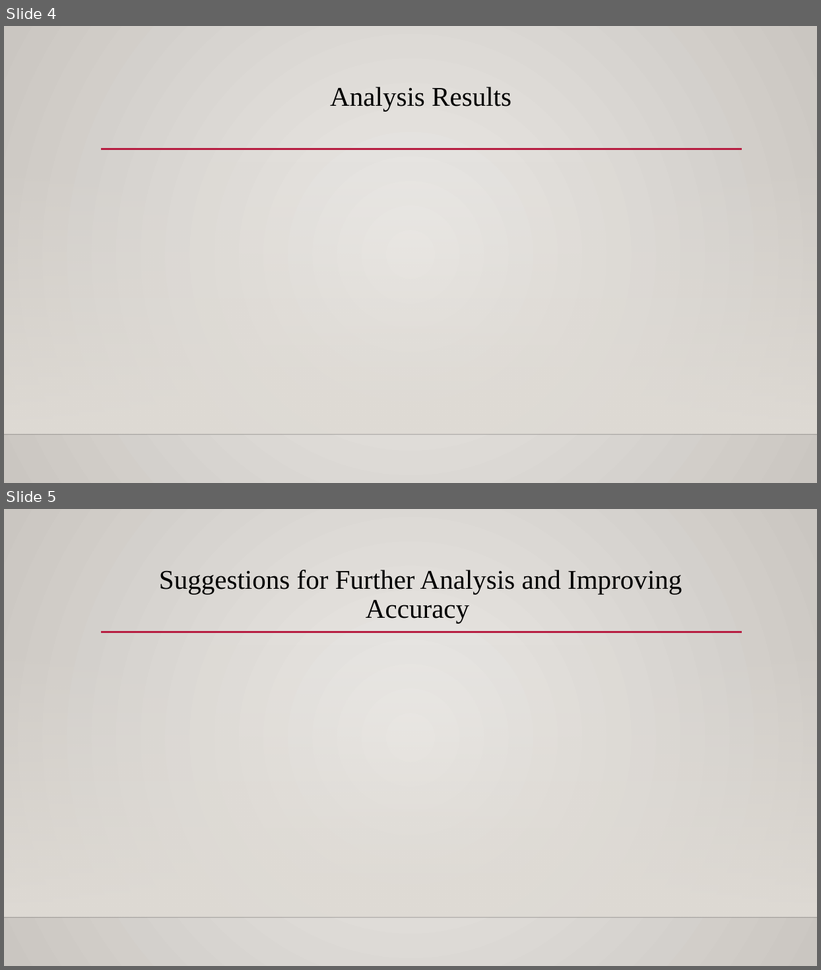
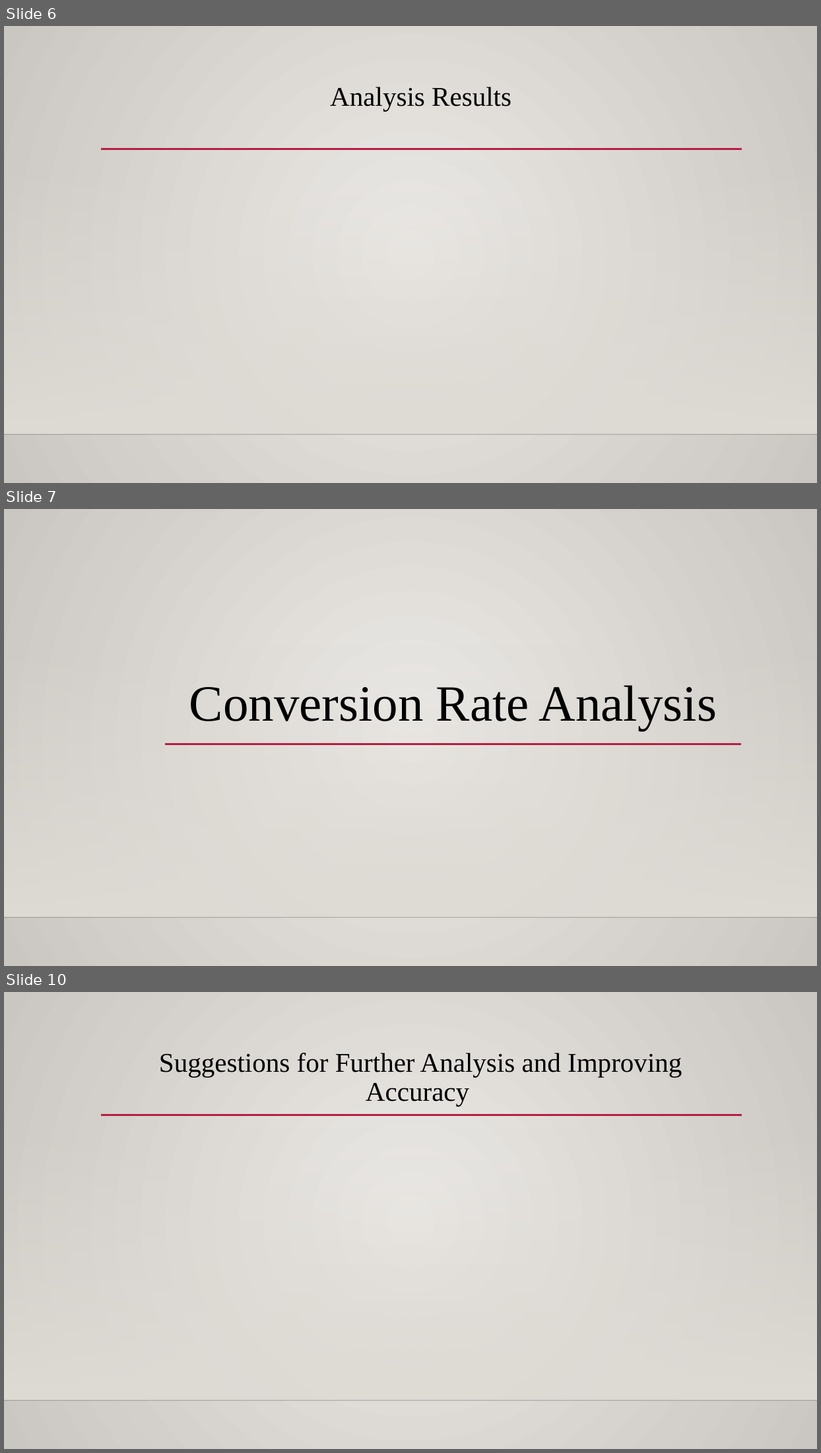
Before and after one commit to BatuSengezer/GloBox_A-B_Analysis, a slide deck: GloBox_A-B_Test_Presentation.pptx. Shown one above the other, each under a label of ours: slides 4 and 5 before the commit, slides 6, 7 and 10 after it; the slides between them are not shown. The pictures are 821x970 and 821x1453 pixels, drawn with LibreOffice and Linux fonts; fonts in the diff are those of the drawing; background and template pictures are left out. Boxes give left, top, right and bottom in pixels: in the first picture for what was removed or moved away, otherwise in the second. Text is boxed around its words. In the diff, an @@ line names an element or a change of style, - is before the commit and + after.

```diff
--- a/GloBox_A-B_Test_Presentation.pptx
+++ b/GloBox_A-B_Test_Presentation.pptx
@@ slide 7 added at [4,509,817,966], background gradient #ECEAE7 to #CAC7C1; not listed: 2 template elements that a slide beside it also shows @@
@@ title added at [189,685,717,731], 60 pt, text #000000 @@
+Conversion Rate Analysis
@@ line added from (165, 745) to (741, 745), #B71E42 2.5 pt @@
@@ what was slide 4 is now slide 6 @@
@@ what was slide 5 is now slide 10 @@
```
Also in this commit, not shown: 4 other slides added.
